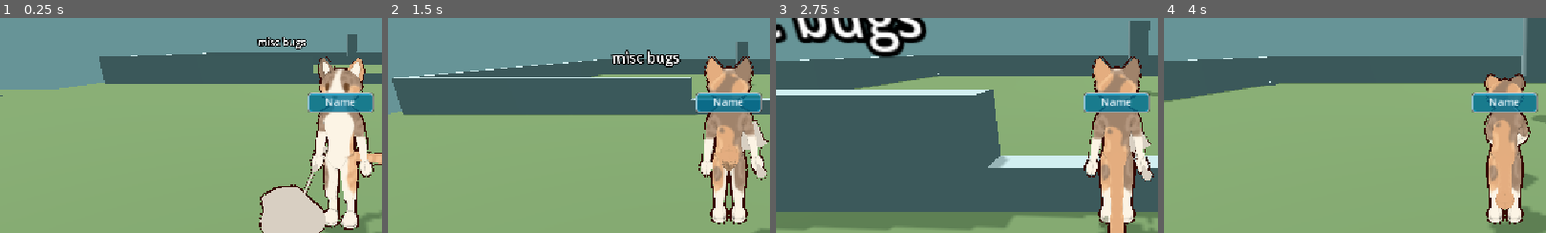
Above: before the commit, frames 1-4 (left to right).
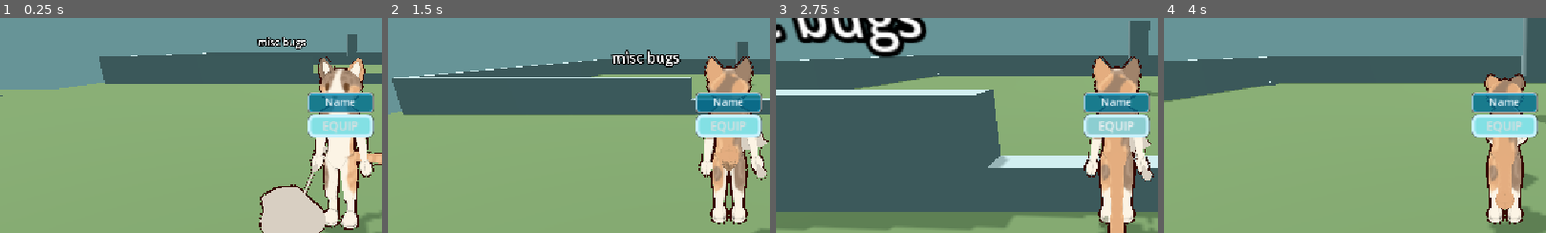
Above: after the commit, the same moments.

Repository: LaurenZeigler/Bug-Catcher
Game: Godot game, scene res://assets/_Scenes/Prototyping/Playground.tscn
Two runs of this game, one before a commit and one after it. Both use one fixed random seed, a clock stepped at 60 frames per second and the inputs below.
Inputs (mouse positions are % of the whole screen's width and height, from its top left):
- Up to frame 1 (0.25 s): no input
- Up to frame 2 (1.5 s): tap Enter (ui_accept) at 0.5 s; move the mouse to (55, 50) at 0.52 s; hold E (use_tool) 0.53-1.28 s; hold W (move_up) from 0.53 s (still down); tap Space (jump) at 0.77 s; move the mouse to (45, 50) at 1.27 s; tap Ctrl (sneak) at 1.35 s
- Up to frame 3 (2.75 s): keep holding W (move_up); tap Space (jump) at 1.52 s; tap E (use_tool) at 1.55, 2.3 s; move the mouse to (52, 48) at 2.02 s; hold Shift (sprint) from 2.03 s (still down)
- Up to frame 4 (4 s): keep holding W (move_up); move the mouse to (49, 52) at 2.77 s; release Shift (sprint) at 2.78 s; tap E (use_tool) at 2.85 s; tap Space (jump) at 3.02, 3.77 s; move the mouse to (57, 51) at 3.52 s; hold E (use_tool) from 3.53 s (still down)
The pictures show only the part of the screen within x 5-55%, y 25-75%; the shares and areas given below are measured in that part.

The runs differ from the first frame. In frame 1, 1.8% of the frame differs, in the area x 80-98%, y 44-56%; in frame 2, 1.8%; in frame 3, 1.8%; in frame 4, 1.8%.

Commit message:
Equip Button popup

Diff:
--- a/bugc/assets/MainCharacter/Inventory/iFunction/Popups.tscn
+++ b/bugc/assets/MainCharacter/Inventory/iFunction/Popups.tscn
@@ -12,6 +12,23 @@
 corner_radius_top_right = 5
 corner_radius_bottom_right = 5
 corner_radius_bottom_left = 5
+
+[sub_resource type="StyleBoxFlat" id="StyleBoxFlat_65bxa"]
+bg_color = Color(0.5137255, 0.8784314, 0.89411765, 1)
+border_width_left = 5
+border_width_top = 5
+border_width_right = 5
+border_width_bottom = 5
+border_color = Color(0.7882353, 0.9490196, 1, 1)
+corner_radius_top_left = 10
+corner_radius_top_right = 10
+corner_radius_bottom_right = 10
+corner_radius_bottom_left = 10
+
+[sub_resource type="StyleBoxEmpty" id="StyleBoxEmpty_grquj"]
+
+[sub_resource type="StyleBoxFlat" id="StyleBoxFlat_88mt1"]
+bg_color = Color(0.63529414, 0.63529414, 0.63529414, 0.29411766)
 
 [node name="Popups" type="Control" unique_id=526934980]
 visible = false
@@ -43,3 +60,32 @@
 text = "Name"
 horizontal_alignment = 1
 text_overrun_behavior = 3
+
+[node name="MenuPopup" type="PopupPanel" parent="." unique_id=260681304]
+oversampling_override = 1.0
+initial_position = 1
+size = Vector2i(100, 36)
+visible = true
+theme_override_styles/panel = SubResource("StyleBoxFlat_65bxa")
+
+[node name="VBoxContainer" type="VBoxContainer" parent="MenuPopup" unique_id=1468606982]
+anchors_preset = 8
+anchor_left = 0.5
+anchor_top = 0.5
+anchor_right = 0.5
+anchor_bottom = 0.5
+offset_left = -45.0
+offset_top = -13.0
+offset_right = 45.0
+offset_bottom = 13.0
+grow_horizontal = 2
+grow_vertical = 2
+
+[node name="EQUIPBtn" type="Button" parent="MenuPopup/VBoxContainer" unique_id=351268073]
+layout_mode = 2
+theme_override_font_sizes/font_size = 18
+theme_override_styles/normal = SubResource("StyleBoxEmpty_grquj")
+theme_override_styles/hover = SubResource("StyleBoxFlat_88mt1")
+text = "EQUIP"
+
+[connection signal="pressed" from="MenuPopup/VBoxContainer/EQUIPBtn" to="." method="_on_equip_btn_pressed"]
--- a/bugc/assets/MainCharacter/Inventory/iFunction/popups.gd
+++ b/bugc/assets/MainCharacter/Inventory/iFunction/popups.gd
@@ -11,8 +11,18 @@
 	else:
 		correction = -Vector2i($ItemNamePopup.size.x + padding, 10)
 
-	$ItemNamePopup.popup(Rect2i(slot.position + correction, $ItemNamePopup.size))
-	itemLabel.text = str(item.item_name)
+	if Input.is_action_just_pressed("use_tool"):
+		HideNamePopup()
+		$MenuPopup.popup(Rect2i(slot.position + correction, $MenuPopup.size))
+	else:
+		$ItemNamePopup.popup(Rect2i(slot.position + correction, $ItemNamePopup.size))
+		itemLabel.text = str(item.item_name)
 
 func HideNamePopup():
 	$ItemNamePopup.hide()
+
+func HideMenuPopup():
+	$MenuPopup.hide()
+
+func _on_equip_btn_pressed() -> void:
+	print("Equipped!")
